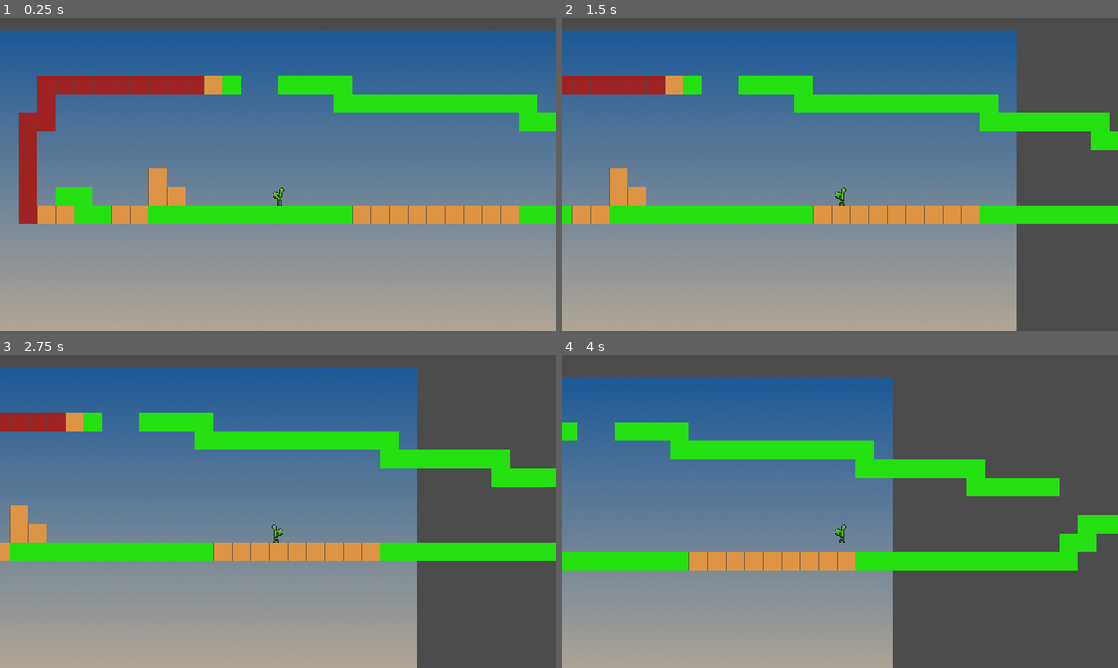
Above: before the commit, frames 1-4 (two rows, left to right).
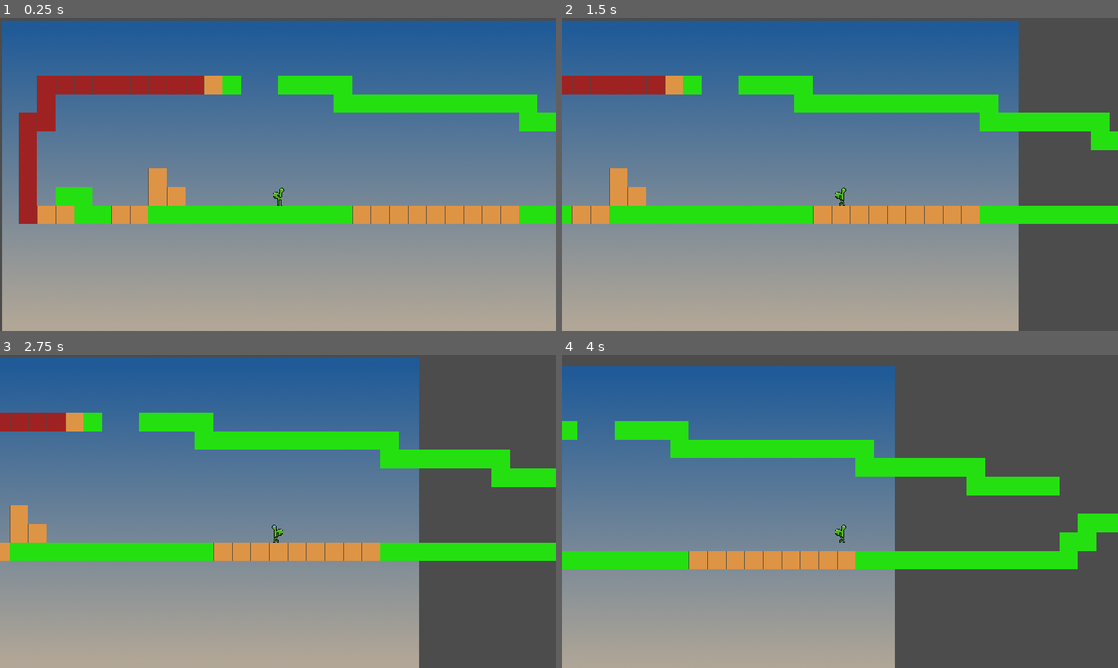
Above: after the commit, the same moments.

Repository: llister15/SCDM
Game: Godot game, scene res://Test Movement World.tscn
The game is run twice, just before and just after one commit, with the same random seed, the same clock (stepped at 60 frames per second) and the same inputs.
Inputs:
- Up to frame 1 (0.25 s): no input
- Up to frame 2 (1.5 s): tap Enter at 0.5 s; hold Right (ui_right) from 0.53 s (still down); tap Space (jump) at 0.6, 0.77, 1.07, 1.35 s
- Up to frame 3 (2.75 s): tap Space (jump) at 1.52, 1.82, 2.1 s; release Right (ui_right) at 2.03 s; hold Left (ui_left) from 2.03 s (still down)
- Up to frame 4 (4 s): release Left (ui_left) at 2.78 s; hold Right (ui_right) from 2.78 s (still down); tap Space (jump) at 2.85, 3.02, 3.32, 3.6, 3.77 s

The runs differ from the first frame. In frame 1, 3.5% of the frame differs, in the area x 0-100%, y 0-100%; in frame 2, 2.9%; in frame 3, 2.7%; in frame 4, 3.7%, in the area x 0-100%, y 3-100%.

Commit message:
Merging to louis
remapped the scripts

Diff:
--- /dev/null
+++ b/Glock19.tscn
@@ -0,0 +1,8 @@
+[gd_scene load_steps=2 format=2]
+
+[ext_resource path="res://Sprites/Glock19.png" type="Texture" id=1]
+
+[node name="Glock19" type="Node2D"]
+
+[node name="Sprite" type="Sprite" parent="."]
+texture = ExtResource( 1 )
--- /dev/null
+++ b/Scripts/Weapons.gd
@@ -0,0 +1,12 @@
+extends Node
+
+# Creating the Weapons Class
+class_name weapons, "res://Sprites/Glock19.png"
+
+# Name of Weapon
+var weapon_name: String = "Enter Name "
+# Weapon Stats
+var damage: int = 0
+var fire_rate: float = 0.0
+var shoot_range: float = 0.0
+var mag_count: int = 0
--- a/Scripts/player.gd
+++ b/Scripts/player.gd
@@ -1,8 +1,22 @@
-extends Actor
+extends KinematicBody2D
+
+# Charater Name
+var name_of_char: String = "Turtle1"
+# Character Movement
+var velo: Vector2 = Vector2.ZERO
+var gravity: int = 20
+var move_speed: int = 15
+var max_velo: int = 200
+var jump_force: int = 450
+# Character Stats
+var hp: int = 100
+
+func _physics_process(delta: float) -> void:
+	movement()
+	velo = move_and_slide(velo, Vector2.UP)
 
 # Getting input from user to add and subtract velocity values
 func movement():
-	var max_velo = 200
 	# Creating varibles for user Input
 	var left = Input.is_action_pressed("ui_left")
 	var right = Input.is_action_pressed("ui_right")
@@ -35,14 +49,7 @@
 			$AnimatedSprite.play("Idle")
 	#jumping Section
 	if jump and is_on_floor():
-		is_jumping = true
 		velo.y -= jump_force
 	elif cancel_jump and !is_on_floor():
 		if velo.y < 0:
 			velo.y = 0
-	else:
-		is_jumping = false
-
-func _physics_process(delta: float) -> void:
-	movement()
-	velo = move_and_slide(velo, Vector2.UP)
--- a/Test Movement World.tscn
+++ b/Test Movement World.tscn
@@ -66,6 +66,7 @@
 [node name="Test Movement World" type="Node"]
 
 [node name="Background" type="Sprite" parent="."]
+position = Vector2( 3.60606, -17.1982 )
 texture = ExtResource( 1 )
 
 [node name="Player" parent="." instance=ExtResource( 2 )]
--- a/player.tscn
+++ b/player.tscn
@@ -1,27 +1,27 @@
 [gd_scene load_steps=13 format=2]
 
 [ext_resource path="res://Scripts/player.gd" type="Script" id=1]
-[ext_resource path="res://Sprites/Run/run 00.png" type="Texture" id=2]
-[ext_resource path="res://Sprites/Run/run 01.png" type="Texture" id=3]
-[ext_resource path="res://Sprites/Run/run 02.png" type="Texture" id=4]
-[ext_resource path="res://Sprites/Run/run 03.png" type="Texture" id=5]
-[ext_resource path="res://Sprites/idle/Idle 00.png" type="Texture" id=6]
-[ext_resource path="res://Sprites/idle/Idle 01.png" type="Texture" id=7]
-[ext_resource path="res://Sprites/idle/Idle 02.png" type="Texture" id=8]
-[ext_resource path="res://Sprites/idle/Idle 03.png" type="Texture" id=9]
-[ext_resource path="res://Sprites/idle/Idle 04.png" type="Texture" id=10]
+[ext_resource path="res://Sprites/idle/Idle 00.png" type="Texture" id=2]
+[ext_resource path="res://Sprites/idle/Idle 01.png" type="Texture" id=3]
+[ext_resource path="res://Sprites/idle/Idle 02.png" type="Texture" id=4]
+[ext_resource path="res://Sprites/idle/Idle 03.png" type="Texture" id=5]
+[ext_resource path="res://Sprites/idle/Idle 04.png" type="Texture" id=6]
+[ext_resource path="res://Sprites/Run/run 00.png" type="Texture" id=7]
+[ext_resource path="res://Sprites/Run/run 01.png" type="Texture" id=8]
+[ext_resource path="res://Sprites/Run/run 02.png" type="Texture" id=9]
+[ext_resource path="res://Sprites/Run/run 03.png" type="Texture" id=10]
 
 [sub_resource type="SpriteFrames" id=1]
 animations = [ {
-"frames": [ ExtResource( 2 ), ExtResource( 3 ), ExtResource( 4 ), ExtResource( 5 ) ],
+"frames": [ ExtResource( 2 ), ExtResource( 3 ), ExtResource( 4 ), ExtResource( 5 ), ExtResource( 6 ) ],
+"loop": true,
+"name": "Idle",
+"speed": 6.0
+}, {
+"frames": [ ExtResource( 7 ), ExtResource( 8 ), ExtResource( 9 ), ExtResource( 10 ) ],
 "loop": true,
 "name": "Run",
 "speed": 8.0
-}, {
-"frames": [ ExtResource( 6 ), ExtResource( 7 ), ExtResource( 8 ), ExtResource( 9 ), ExtResource( 10 ) ],
-"loop": true,
-"name": "Idle",
-"speed": 6.0
 } ]
 
 [sub_resource type="RectangleShape2D" id=2]
--- a/project.godot
+++ b/project.godot
@@ -9,13 +9,13 @@
 config_version=4
 
 _global_script_classes=[ {
-"base": "KinematicBody2D",
-"class": "Actor",
+"base": "Node",
+"class": "weapons",
 "language": "GDScript",
-"path": "res://Scripts/Actor.gd"
+"path": "res://Scripts/Weapons.gd"
 } ]
 _global_script_class_icons={
-"Actor": "res://Sprites/Turtle.png"
+"weapons": "res://Sprites/Glock19.png"
 }
 
 [application]
Binary file added: Sprites/Glock19.png
Not shown, added: Sprites/Glock19.png.import
